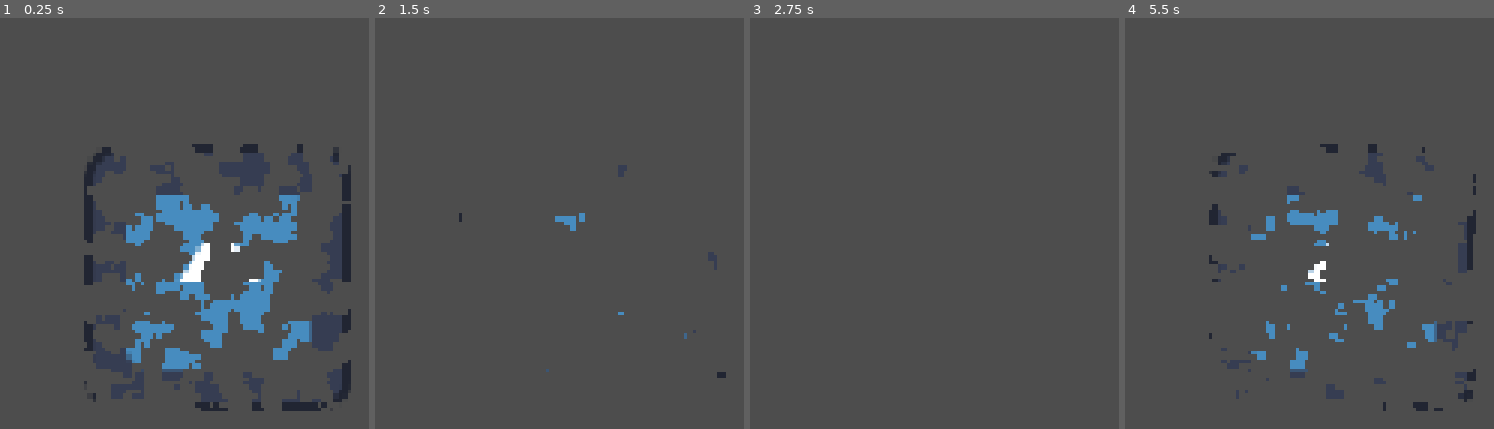
Above: before the commit, frames 1-4 (left to right).
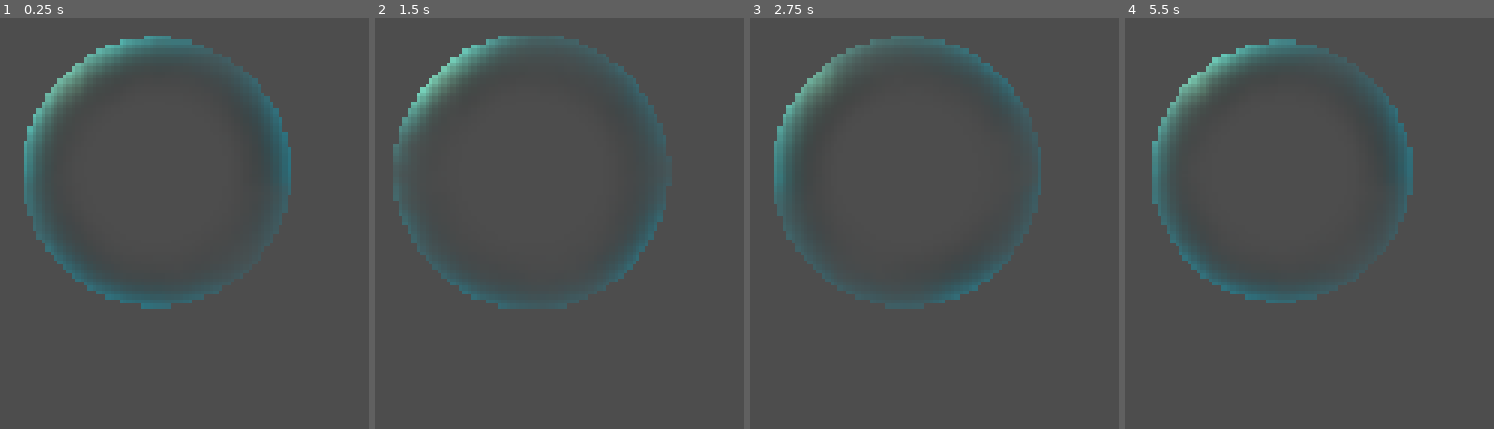
Above: after the commit, the same moments.

Repository: jensen0624/code-lab
Game: Godot game, scene res://shader/Canvas.tscn
The game is run twice, just before and just after one commit, with the same random seed, the same clock (stepped at 60 frames per second) and the same inputs. The project has no main scene, so this scene is started directly. The engine's default icon, where the game draws it, is replaced by a stand-in: a white triangle on a blue panel in a dark square.
Inputs:
- Up to frame 1 (0.25 s): no input
- Up to frame 2 (1.5 s): tap Enter at 0.5 s; tap Space at 1.25 s
- Up to frame 3 (2.75 s): tap Enter at 2 s
- Up to frame 4 (5.5 s): tap Space at 2.75, 4.25 s; tap Enter at 3.5 s

The runs differ from the first frame. In frame 1, 15% of the frame differs, in the area x 6-96%, y 4-96%; in frame 2, 3.2%; in frame 3, 3.2%; in frame 4, 7.8%.

Commit message:
护盾效果
护盾效果

Diff:
--- a/godot-lab/shader/Canvas.tscn
+++ b/godot-lab/shader/Canvas.tscn
@@ -1,19 +1,39 @@
 [gd_scene format=3 uid="uid://b5qsbwunxqcqy"]
 
-[ext_resource type="Shader" uid="uid://bu5jg3ufh284e" path="res://shader/dissolve/VisualShader_Dissolve.tres" id="1_tnqqq"]
+[ext_resource type="Shader" uid="uid://cw837ip83oku6" path="res://shader/Shader_Shield.gdshader" id="1_tnqqq"]
 [ext_resource type="Texture2D" uid="uid://2vtts2nhmj6k" path="res://icon.svg" id="2_vtj3f"]
+
+[sub_resource type="FastNoiseLite" id="FastNoiseLite_vtj3f"]
+noise_type = 4
+frequency = 0.0044
+
+[sub_resource type="NoiseTexture2D" id="NoiseTexture2D_tnqqq"]
+noise = SubResource("FastNoiseLite_vtj3f")
+seamless = true
 
 [sub_resource type="ShaderMaterial" id="ShaderMaterial_itdrt"]
 shader = ExtResource("1_tnqqq")
-shader_parameter/Auto = true
-shader_parameter/Speed = 0.5
-shader_parameter/Value = 0.0
+shader_parameter/radius = 0.5
+shader_parameter/width = 0.5
+shader_parameter/highlight_center = Vector2(0.2, 0.2)
+shader_parameter/highlight_intensity = 1.0
+shader_parameter/shape_color = Color(0.149, 0.78, 0.902, 1)
+shader_parameter/highlight_color = Color(0.772, 0.723, 0.35, 1)
+shader_parameter/glow = 0.33600001596
+shader_parameter/noise = SubResource("NoiseTexture2D_tnqqq")
+shader_parameter/speed = 0.2
+shader_parameter/scale = 3.0
+shader_parameter/scale_speed = 1.0
 
 [node name="Canvas" type="Control" unique_id=189901869]
 layout_mode = 3
 anchors_preset = 15
 anchor_right = 1.0
 anchor_bottom = 1.0
+offset_left = -30.0
+offset_top = -51.0
+offset_right = -30.0
+offset_bottom = -51.0
 grow_horizontal = 2
 grow_vertical = 2
 
--- /dev/null
+++ b/godot-lab/shader/Shader_Shield.gdshader
@@ -0,0 +1,37 @@
+shader_type canvas_item;
+
+const vec2 center = vec2(0.5);
+uniform float radius: hint_range(0.0, 1.0) = 0.5;
+uniform float width: hint_range(0.0, 1.0) = 0.5;
+
+uniform vec2 highlight_center = vec2(0.2, 0.2);
+uniform float highlight_intensity: hint_range(0.0, 2.0) = 1.0;
+
+uniform vec3 shape_color: source_color = vec3(0.149, 0.78, 0.902);
+uniform vec3 highlight_color: source_color = vec3(0.772, 0.723, 0.35);
+uniform float glow: hint_range(0.0, 1.0) = 0.0;
+
+uniform sampler2D noise: repeat_enable;
+uniform float speed: hint_range(0.0, 1.0) = 0.2;
+
+uniform float scale = 1.0;
+uniform float scale_speed = 1.0;
+
+void vertex() {
+	VERTEX += normalize(VERTEX) * sin(TIME * scale_speed) * scale;
+}
+
+void fragment() {
+	float circle = step(distance(UV, center), radius);
+	float inner = smoothstep(width * 0.5, 1.0, distance(UV, center));
+	float shape = circle * inner;
+
+	float highlight = pow(1.0 - distance(highlight_center, UV), 3.0) * highlight_intensity * shape;
+
+	vec3 color = (shape_color * shape + highlight_color * highlight) * (1.0 + 5.0 * glow);
+
+	float threshold = texture(noise, UV + vec2(TIME * speed, 0.0)).r * 3.0;
+
+	COLOR.a = (shape + highlight) * threshold;
+	COLOR.rgb = color;
+}
Not shown, added: godot-lab/shader/Shader_Shield.gdshader.uid
